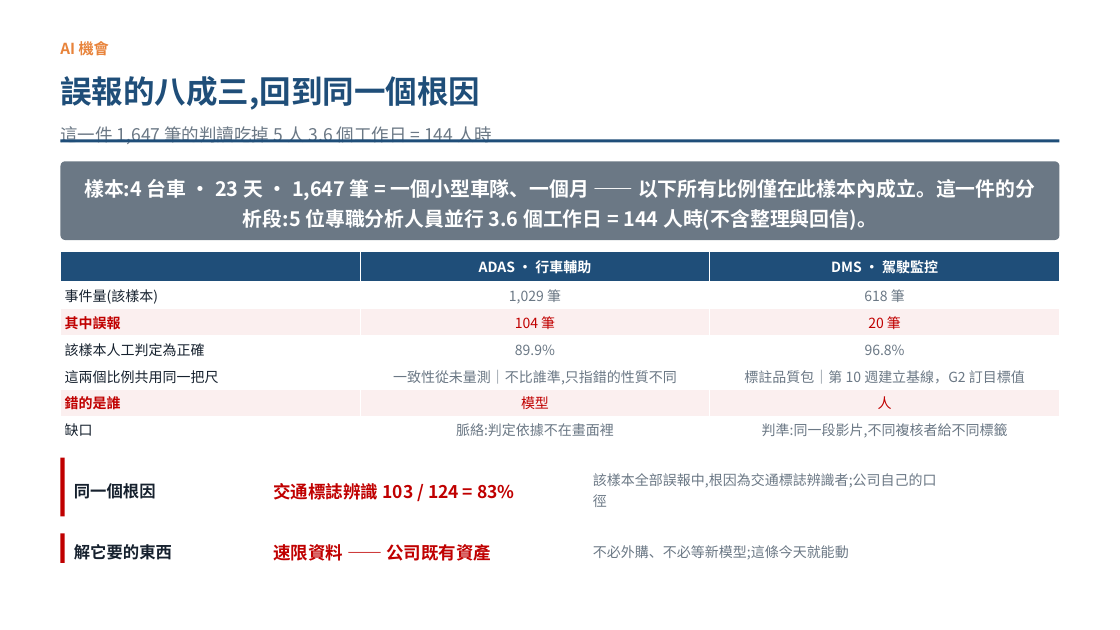
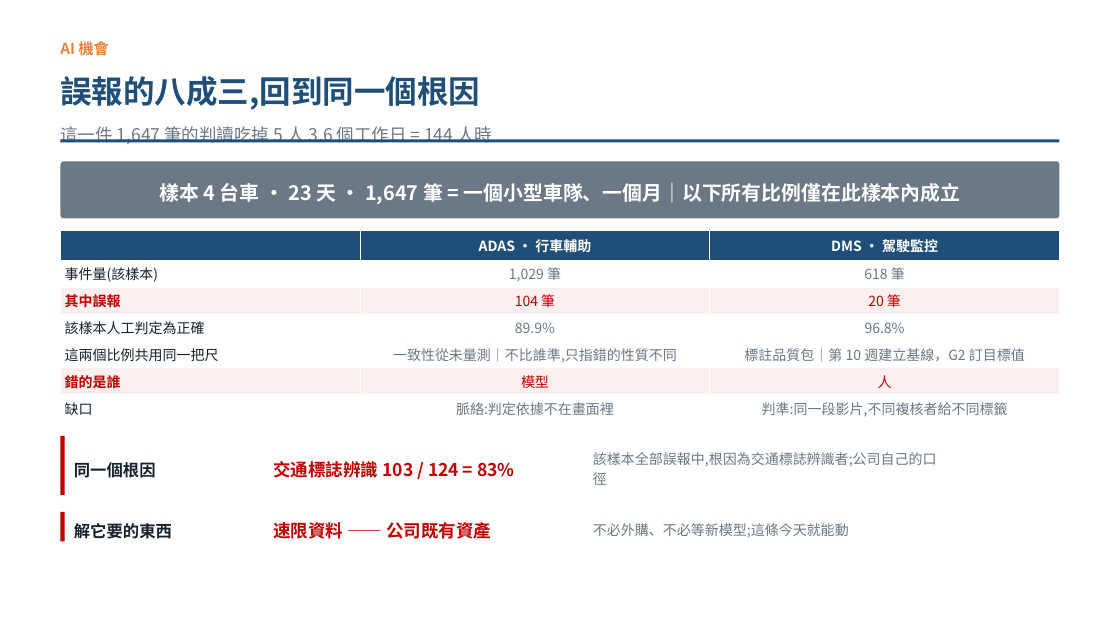
Before and after one commit to pokai-huang0828/UTS_workspace, a slide deck: slide 4 of Artificial Intelligence for Enterprises/Assessment3/Huang_26254793_421104_Assessment 3.pptx. Drawn at 1120x630 pixels with LibreOffice and Linux fonts; fonts in the diff are those of the drawing. Boxes give left, top, right and bottom in pixels: in the first picture for what was removed or moved away, otherwise in the second. Text is boxed around its words. In the diff, an @@ line names an element or a change of style, - is before the commit and + after.

```diff
--- a/Artificial Intelligence for Enterprises/Assessment3/Huang_26254793_421104_Assessment 3.pptx
+++ b/Artificial Intelligence for Enterprises/Assessment3/Huang_26254793_421104_Assessment 3.pptx
@@ rounded rectangle: place and size @@
-rounded rectangle at (60,161,1060,240)
+rounded rectangle at (60,161,1060,218)
@@ text at (159,183,961,204): text changed @@
-樣本:4 台車 · 23 天 · 1,647 筆 = 一個小型車隊、一個月 —— 以下所有比例僅在此樣本內成立。這一件的分析段:5 位專職分析人員並行 3.6 個工作日 = 144 人時(不含整理與回信)。
+樣本 4 台車 · 23 天 · 1,647 筆 = 一個小型車隊、一個月｜以下所有比例僅在此樣本內成立
@@ 6 texts, 2 rectangles, 1 table: place and size @@
-6 texts, 2 rectangles, 1 table at (60,252,1060,563)
+6 texts, 2 rectangles, 1 table at (60,230,1060,541)
```
Also in this commit, not shown: 6 other slides changed, 2 other files.
